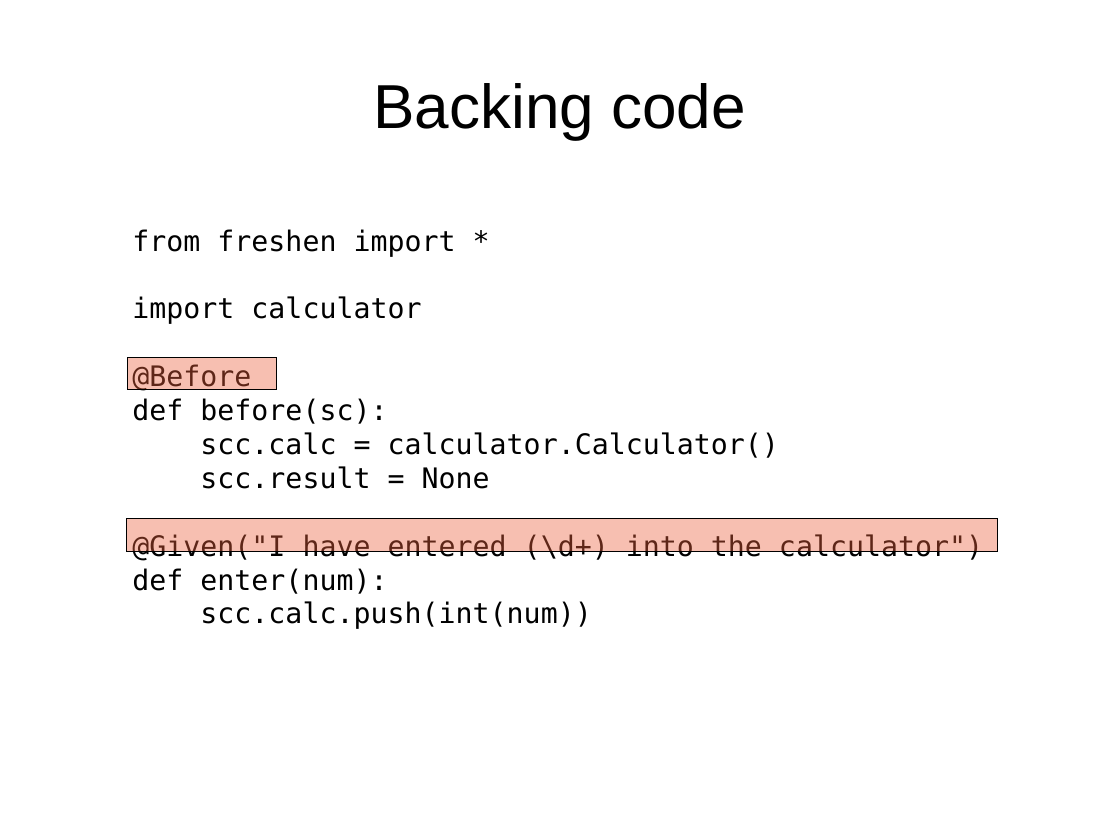
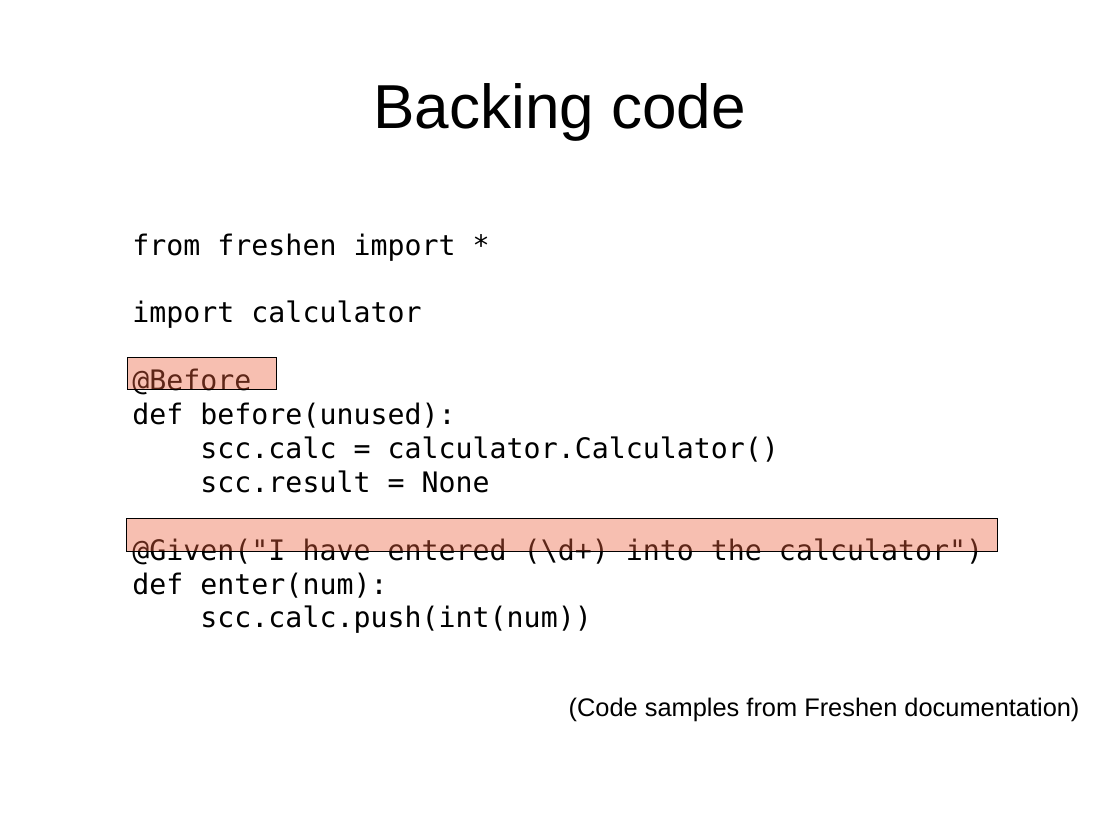
Before and after one commit to malcolmt/bdd-and-testing-talk, a slide deck: slide 46 of bdd-and-testing.odp. Drawn at 1120x840 pixels with LibreOffice and Linux fonts; fonts in the diff are those of the drawing. Boxes give left, top, right and bottom in pixels: in the first picture for what was removed or moved away, otherwise in the second. Text is boxed around its words. In the diff, an @@ line names an element or a change of style, - is before the commit and + after.

Commit message:
Added code credit to the Freshen examples.

```diff
--- a/bdd-and-testing.odp
+++ b/bdd-and-testing.odp
@@ text at [132, 402, 455, 428]: text changed @@
-def before(sc):
+def before(unused):
@@ text added at [569, 697, 1079, 721], 18 pt, text #000000 @@
+(Code samples from Freshen documentation)
```
Also in this commit, not shown: 3 other slides changed, 1 other file.
